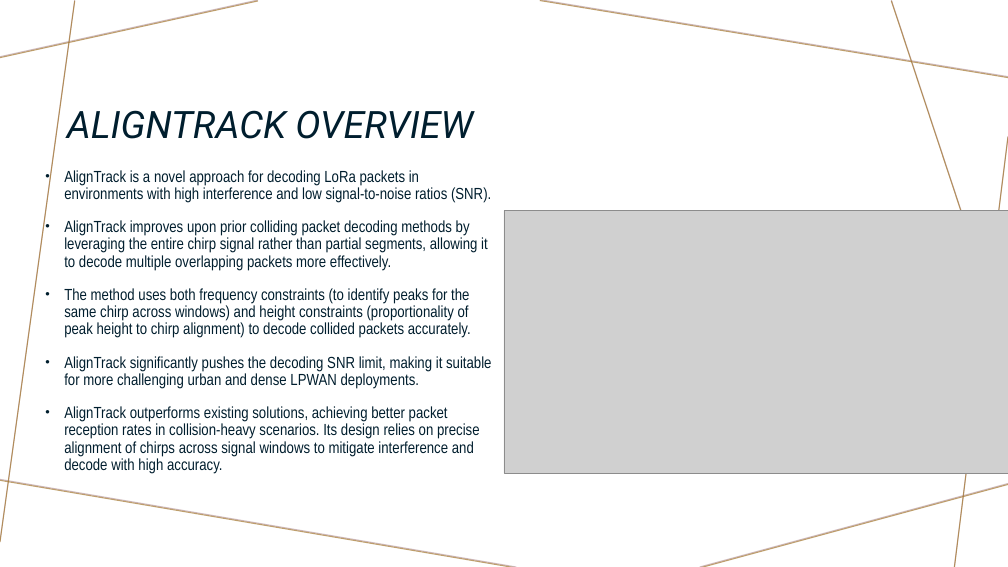
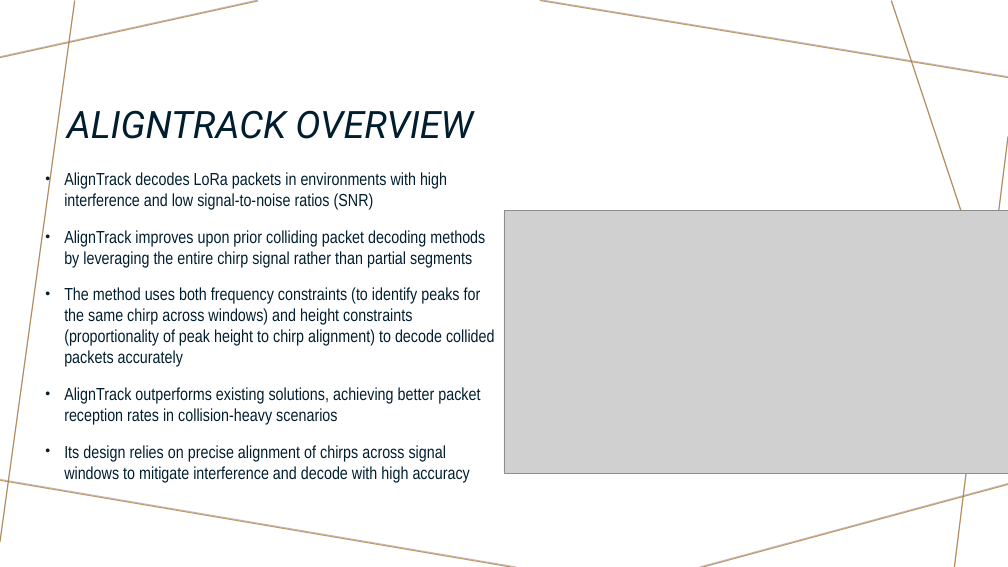
Before and after one commit to tiedyefreak22/Sap-Flow-LORA, a slide deck: slide 4 of LoRa Mesh/AlignTrack/SchoolProj/Deconfliction of LoRa Packets Using AlignTrack with Various Windowing Techniques.pptx. Drawn at 1008x567 pixels with LibreOffice and Linux fonts; fonts in the diff are those of the drawing; grey boxes stand for pictures. Boxes give left, top, right and bottom in pixels: in the first picture for what was removed or moved away, otherwise in the second. Text is boxed around its words. In the diff, an @@ line names an element or a change of style, - is before the commit and + after.

Commit message:
Finished presentation?

```diff
--- a/LoRa Mesh/AlignTrack/SchoolProj/Deconfliction of LoRa Packets Using AlignTrack with Various Windowing Techniques.pptx
+++ b/LoRa Mesh/AlignTrack/SchoolProj/Deconfliction of LoRa Packets Using AlignTrack with Various Windowing Techniques.pptx
@@ text at (64, 172, 495, 483): text changed; size 15.3 to 16.6 pt @@
-  • AlignTrack is a novel approach for decoding LoRa packets in environments with high interference and low signal-to-noise ratios (SNR).
-  • AlignTrack improves upon prior colliding packet decoding methods by leveraging the entire chirp signal rather than partial segments, allowing it to decode multiple overlapping packets more effectively.
-  • The method uses both frequency constraints (to identify peaks for the same chirp across windows) and height constraints (proportionality of peak height to chirp alignment) to decode collided packets accurately.
-  • AlignTrack significantly pushes the decoding SNR limit, making it suitable for more challenging urban and dense LPWAN deployments.
-  • AlignTrack outperforms existing solutions, achieving better packet reception rates in collision-heavy scenarios. Its design relies on precise alignment of chirps across signal windows to mitigate interference and decode with high accuracy.
+  • AlignTrack decodes LoRa packets in environments with high interference and low signal-to-noise ratios (SNR)
+  • AlignTrack improves upon prior colliding packet decoding methods by leveraging the entire chirp signal rather than partial segments
+  • The method uses both frequency constraints (to identify peaks for the same chirp across windows) and height constraints (proportionality of peak height to chirp alignment) to decode collided packets accurately
+  • AlignTrack outperforms existing solutions, achieving better packet reception rates in collision-heavy scenarios
+  • Its design relies on precise alignment of chirps across signal windows to mitigate interference and decode with high accuracy
```
Also in this commit, not shown: 2 other slides changed.
